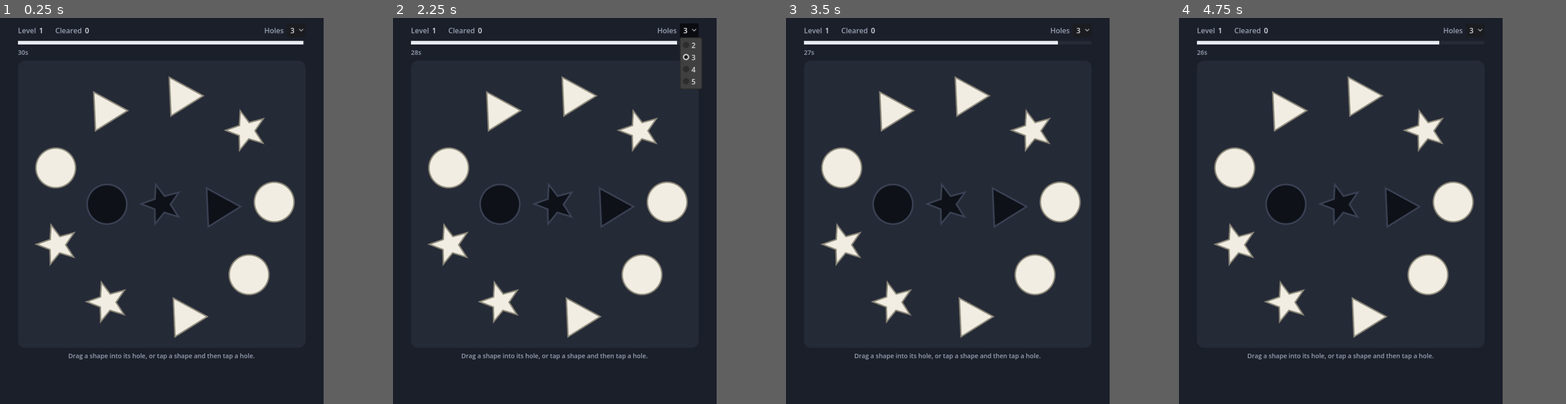
Above: before the commit, frames 1-4 (left to right).
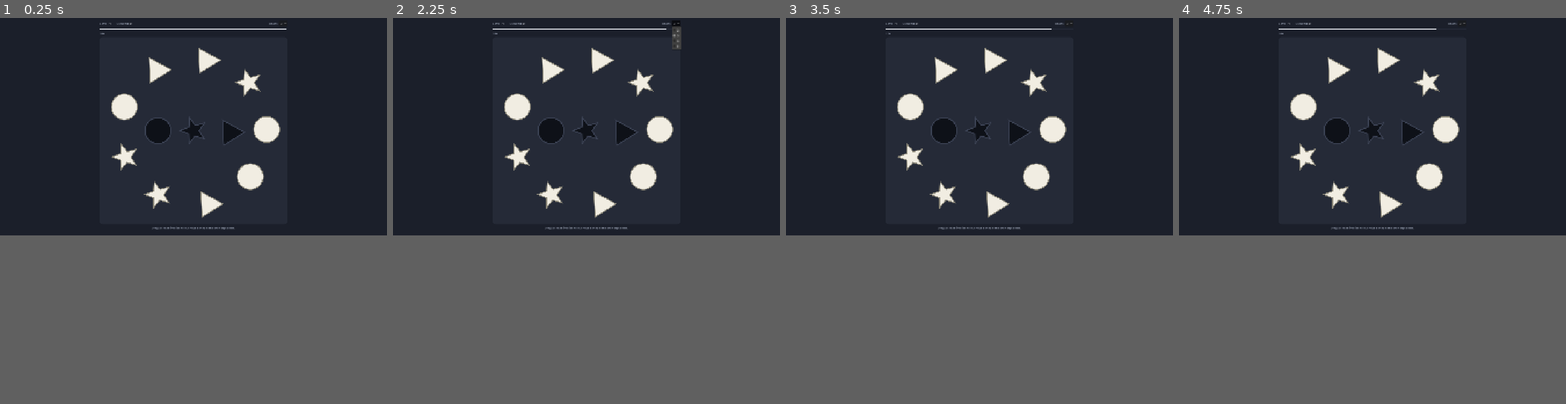
Above: after the commit, the same moments.

Repository: ooooonnnnn/Colorblind-Shape-Match
Game: Godot game, scene res://main.tscn
The game is run twice, just before and just after one commit, with the same random seed, the same clock (stepped at 60 frames per second) and the same inputs.
Inputs (mouse positions are in pixels of both pictures, inside the frame that each line leads up to):
- Up to frame 1 (0.25 s): no input
- Up to frame 2 (2.25 s): click "3" at 0.5 s; click "3" at 1.25 s; click "3" at 2 s
- Up to frame 3 (3.5 s): tap A at 2.75 s; drag from (1002, 203) to (979, 126) at 2.77 s
- Up to frame 4 (4.75 s): tap A at 3.5, 4.25 s; drag from (1287, 203) to (1326, 288) at 3.52 s; move the mouse to (1341, 203) at 4.27 s; click (1341, 203) at 4.42 s
In our replay, the window is 669x799 before the commit and 800x450 after it. These sizes can differ from the game's own. Grey fills any space a smaller window leaves; there, only what the larger window draws over its background counts as a difference.

The runs differ from the first frame. In frame 1, 11% of the frame differs, in the area x 4-79%, y 1-89%; in frame 2, 12%, in the area x 4-80%, y 0-89%; in frame 3, 11%; in frame 4, 11%.

Commit message:
Run at 1920x1080 and let the board fill the screen height
Co-Authored-By: Claude Opus 5.5 (1M context) <noreply@anthropic.com>

Diff:
--- a/project.godot
+++ b/project.godot
@@ -16,8 +16,10 @@
 
 [display]
 
-window/size/viewport_width=720
-window/size/viewport_height=860
+window/size/viewport_width=1920
+window/size/viewport_height=1080
+window/stretch/mode="canvas_items"
+window/stretch/aspect="expand"
 
 [rendering]
 
--- a/scripts/main.gd
+++ b/scripts/main.gd
@@ -40,7 +40,7 @@
 
 
 func _layout() -> void:
-	var side := clampf(minf(size.x - 32, size.y - 150), 100, 640)
+	var side := maxf(minf(size.x - 32, size.y - 150), 100)
 	board.custom_minimum_size = Vector2(side, side)
 	content.position = Vector2((size.x - side) / 2, 12)
 	content.size = Vector2(side, 0)
